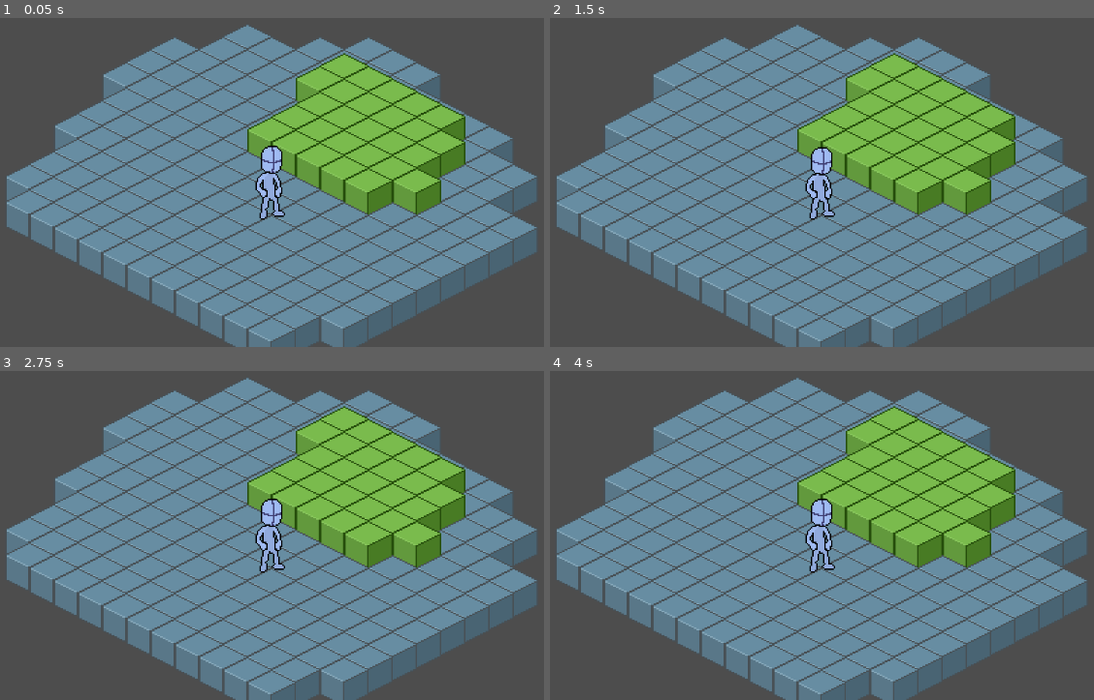
Above: before the commit, frames 1-4 (two rows, left to right).
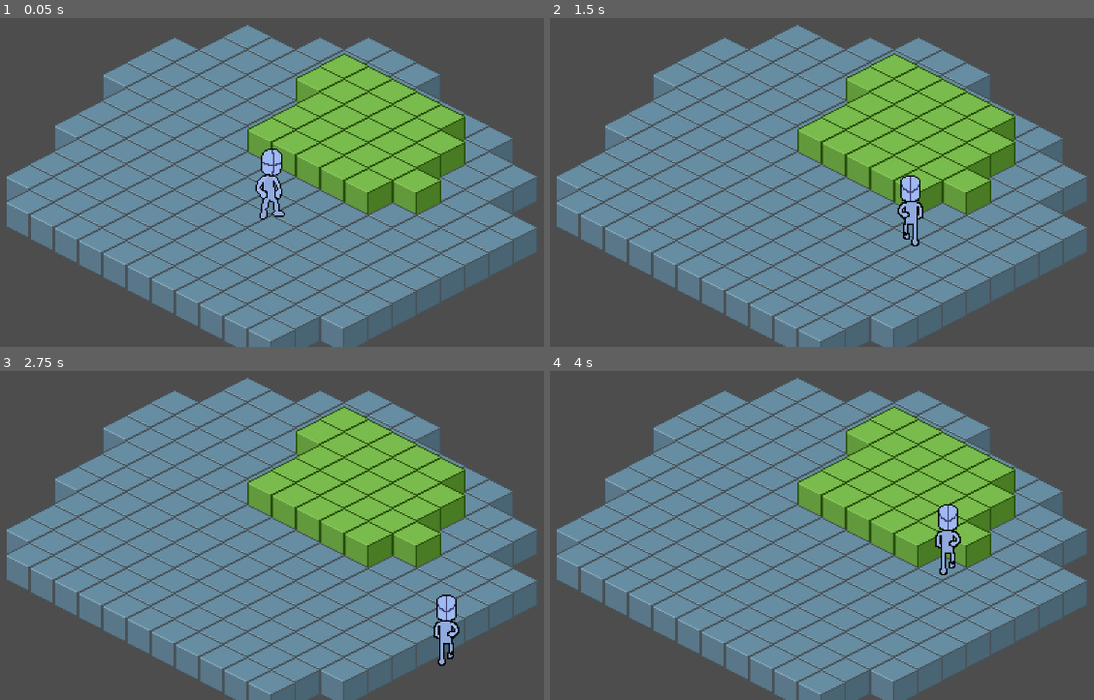
Above: after the commit, the same moments.

Repository: titoCo12/necro-proyecto-riss
Game: Godot game, scene res://scenes/overworld.tscn
Same seed, same stepped clock (60 frames per second), same inputs: the game is played once before the commit and once after it.
Inputs:
- Up to frame 1 (0.05 s): no input
- Up to frame 2 (1.5 s): tap Enter at 0.5 s; hold D (ui_right, bound only after the commit) 0.53-1.28 s; hold S (ui_down, bound only after the commit) from 1.28 s (still down)
- Up to frame 3 (2.75 s): release S (ui_down, bound only after the commit) at 2.03 s; hold D (ui_right, bound only after the commit) from 2.03 s (still down)
- Up to frame 4 (4 s): release D (ui_right, bound only after the commit) at 2.78 s; hold W (ui_up, bound only after the commit) 2.78-3.53 s; hold A (ui_left, bound only after the commit) from 3.53 s (still down)

The runs differ from the first frame. In frame 1, 0.3% of the frame differs, in the area x 46-52%, y 38-57%; in frame 2, 1.5%, in the area x 46-69%, y 39-70%; in frame 3, 1.5%; in frame 4, 1.5%.

Commit message:
sprites hacia abajo

Diff:
--- a/project.godot
+++ b/project.godot
@@ -15,6 +15,37 @@
 config/features=PackedStringArray("4.4", "Forward Plus")
 config/icon="res://assets/icon.svg"
 
+[input]
+
+ui_left={
+"deadzone": 0.5,
+"events": [Object(InputEventKey,"resource_local_to_scene":false,"resource_name":"","device":-1,"window_id":0,"alt_pressed":false,"shift_pressed":false,"ctrl_pressed":false,"meta_pressed":false,"pressed":false,"keycode":65,"physical_keycode":0,"key_label":0,"unicode":97,"location":0,"echo":false,"script":null)
+, Object(InputEventJoypadButton,"resource_local_to_scene":false,"resource_name":"","device":0,"button_index":13,"pressure":0.0,"pressed":false,"script":null)
+, Object(InputEventJoypadMotion,"resource_local_to_scene":false,"resource_name":"","device":0,"axis":0,"axis_value":-1.0,"script":null)
+]
+}
+ui_right={
+"deadzone": 0.5,
+"events": [Object(InputEventKey,"resource_local_to_scene":false,"resource_name":"","device":-1,"window_id":0,"alt_pressed":false,"shift_pressed":false,"ctrl_pressed":false,"meta_pressed":false,"pressed":false,"keycode":68,"physical_keycode":0,"key_label":0,"unicode":100,"location":0,"echo":false,"script":null)
+, Object(InputEventJoypadButton,"resource_local_to_scene":false,"resource_name":"","device":0,"button_index":14,"pressure":0.0,"pressed":false,"script":null)
+, Object(InputEventJoypadMotion,"resource_local_to_scene":false,"resource_name":"","device":0,"axis":0,"axis_value":1.0,"script":null)
+]
+}
+ui_up={
+"deadzone": 0.5,
+"events": [Object(InputEventKey,"resource_local_to_scene":false,"resource_name":"","device":-1,"window_id":0,"alt_pressed":false,"shift_pressed":false,"ctrl_pressed":false,"meta_pressed":false,"pressed":false,"keycode":87,"physical_keycode":0,"key_label":0,"unicode":119,"location":0,"echo":false,"script":null)
+, Object(InputEventJoypadButton,"resource_local_to_scene":false,"resource_name":"","device":0,"button_index":11,"pressure":0.0,"pressed":false,"script":null)
+, Object(InputEventJoypadMotion,"resource_local_to_scene":false,"resource_name":"","device":0,"axis":1,"axis_value":-1.0,"script":null)
+]
+}
+ui_down={
+"deadzone": 0.5,
+"events": [Object(InputEventKey,"resource_local_to_scene":false,"resource_name":"","device":-1,"window_id":0,"alt_pressed":false,"shift_pressed":false,"ctrl_pressed":false,"meta_pressed":false,"pressed":false,"keycode":83,"physical_keycode":0,"key_label":0,"unicode":115,"location":0,"echo":false,"script":null)
+, Object(InputEventJoypadButton,"resource_local_to_scene":false,"resource_name":"","device":0,"button_index":12,"pressure":0.0,"pressed":false,"script":null)
+, Object(InputEventJoypadMotion,"resource_local_to_scene":false,"resource_name":"","device":0,"axis":1,"axis_value":1.0,"script":null)
+]
+}
+
 [rendering]
 
 textures/canvas_textures/default_texture_filter=0
--- a/scenes/Dummy.tscn
+++ b/scenes/Dummy.tscn
@@ -1,7 +1,44 @@
-[gd_scene load_steps=9 format=3 uid="uid://degryykid6pjq"]
+[gd_scene load_steps=28 format=3 uid="uid://degryykid6pjq"]
 
 [ext_resource type="Script" uid="uid://crt86hmla70oh" path="res://scripts/necro.gd" id="1_2hh5m"]
+[ext_resource type="Texture2D" uid="uid://3ccqaopbi8jq" path="res://assets/Dummy/Sheets/Dummy-Idle-SA-Sheet.png" id="2_de8r6"]
 [ext_resource type="Texture2D" uid="uid://biw6yljdwvs3a" path="res://assets/Dummy/Sheets/Dummy-Idle-SE-Sheet-30x58.png" id="2_k1tqs"]
+[ext_resource type="Texture2D" uid="uid://kyno3qdpp5jm" path="res://assets/Dummy/Sheets/Dummy-Idle-S-Sheet-30x58.png" id="2_rkxlp"]
+[ext_resource type="Texture2D" uid="uid://coqi1banc1ouj" path="res://assets/Dummy/Sheets/Dummy-Walking-SA-Sheet.png" id="4_g20qn"]
+[ext_resource type="Texture2D" uid="uid://n4fscqg4n8i1" path="res://assets/Dummy/Sheets/Dummy-Walking-S-Sheet-30x58.png" id="5_8s2n1"]
+[ext_resource type="Texture2D" uid="uid://dteruifxwpvq1" path="res://assets/Dummy/Sheets/Dummy-Walking-SD-Sheet.png" id="5_rkxlp"]
+
+[sub_resource type="AtlasTexture" id="AtlasTexture_dcx5d"]
+atlas = ExtResource("2_rkxlp")
+region = Rect2(0, 0, 30, 58)
+
+[sub_resource type="AtlasTexture" id="AtlasTexture_7144t"]
+atlas = ExtResource("2_rkxlp")
+region = Rect2(30, 0, 30, 58)
+
+[sub_resource type="AtlasTexture" id="AtlasTexture_0ev6b"]
+atlas = ExtResource("2_rkxlp")
+region = Rect2(60, 0, 30, 58)
+
+[sub_resource type="AtlasTexture" id="AtlasTexture_ayjox"]
+atlas = ExtResource("2_rkxlp")
+region = Rect2(90, 0, 30, 58)
+
+[sub_resource type="AtlasTexture" id="AtlasTexture_g20qn"]
+atlas = ExtResource("2_de8r6")
+region = Rect2(0, 0, 30, 58)
+
+[sub_resource type="AtlasTexture" id="AtlasTexture_rkxlp"]
+atlas = ExtResource("2_de8r6")
+region = Rect2(30, 0, 30, 58)
+
+[sub_resource type="AtlasTexture" id="AtlasTexture_8s2n1"]
+atlas = ExtResource("2_de8r6")
+region = Rect2(60, 0, 30, 58)
+
+[sub_resource type="AtlasTexture" id="AtlasTexture_f4g1c"]
+atlas = ExtResource("2_de8r6")
+region = Rect2(90, 0, 30, 58)
 
 [sub_resource type="AtlasTexture" id="AtlasTexture_c2byg"]
 atlas = ExtResource("2_k1tqs")
@@ -19,8 +56,66 @@
 atlas = ExtResource("2_k1tqs")
 region = Rect2(90, 0, 30, 58)
 
+[sub_resource type="AtlasTexture" id="AtlasTexture_atmpa"]
+atlas = ExtResource("5_8s2n1")
+region = Rect2(0, 0, 30, 58)
+
+[sub_resource type="AtlasTexture" id="AtlasTexture_mm6of"]
+atlas = ExtResource("5_8s2n1")
+region = Rect2(30, 0, 30, 58)
+
+[sub_resource type="AtlasTexture" id="AtlasTexture_jwj8c"]
+atlas = ExtResource("4_g20qn")
+region = Rect2(0, 0, 30, 58)
+
+[sub_resource type="AtlasTexture" id="AtlasTexture_xg8qx"]
+atlas = ExtResource("4_g20qn")
+region = Rect2(30, 0, 30, 58)
+
+[sub_resource type="AtlasTexture" id="AtlasTexture_4hvuk"]
+atlas = ExtResource("5_rkxlp")
+region = Rect2(0, 0, 30, 58)
+
+[sub_resource type="AtlasTexture" id="AtlasTexture_fo5bi"]
+atlas = ExtResource("5_rkxlp")
+region = Rect2(30, 0, 30, 58)
+
 [sub_resource type="SpriteFrames" id="SpriteFrames_klls2"]
 animations = [{
+"frames": [{
+"duration": 1.0,
+"texture": SubResource("AtlasTexture_dcx5d")
+}, {
+"duration": 1.0,
+"texture": SubResource("AtlasTexture_7144t")
+}, {
+"duration": 1.0,
+"texture": SubResource("AtlasTexture_0ev6b")
+}, {
+"duration": 1.0,
+"texture": SubResource("AtlasTexture_ayjox")
+}],
+"loop": true,
+"name": &"Idle-S",
+"speed": 6.0
+}, {
+"frames": [{
+"duration": 1.0,
+"texture": SubResource("AtlasTexture_g20qn")
+}, {
+"duration": 1.0,
+"texture": SubResource("AtlasTexture_rkxlp")
+}, {
+"duration": 1.0,
+"texture": SubResource("AtlasTexture_8s2n1")
+}, {
+"duration": 1.0,
+"texture": SubResource("AtlasTexture_f4g1c")
+}],
+"loop": true,
+"name": &"Idle-SA",
+"speed": 6.0
+}, {
 "frames": [{
 "duration": 1.0,
 "texture": SubResource("AtlasTexture_c2byg")
@@ -37,6 +132,39 @@
 "loop": true,
 "name": &"Idle-SD",
 "speed": 6.0
+}, {
+"frames": [{
+"duration": 1.0,
+"texture": SubResource("AtlasTexture_atmpa")
+}, {
+"duration": 1.0,
+"texture": SubResource("AtlasTexture_mm6of")
+}],
+"loop": true,
+"name": &"Walking-S",
+"speed": 6.0
+}, {
+"frames": [{
+"duration": 1.0,
+"texture": SubResource("AtlasTexture_jwj8c")
+}, {
+"duration": 1.0,
+"texture": SubResource("AtlasTexture_xg8qx")
+}],
+"loop": true,
+"name": &"Walking-SA",
+"speed": 6.0
+}, {
+"frames": [{
+"duration": 1.0,
+"texture": SubResource("AtlasTexture_4hvuk")
+}, {
+"duration": 1.0,
+"texture": SubResource("AtlasTexture_fo5bi")
+}],
+"loop": true,
+"name": &"Walking-SD",
+"speed": 6.0
 }]
 
 [sub_resource type="RectangleShape2D" id="RectangleShape2D_sq1rf"]
@@ -48,10 +176,10 @@
 
 [node name="AnimatedSprite2D" type="AnimatedSprite2D" parent="."]
 sprite_frames = SubResource("SpriteFrames_klls2")
-animation = &"Idle-SD"
+animation = &"Walking-S"
 autoplay = "Idle-SD"
-frame = 2
-frame_progress = 0.361394
+frame = 1
+frame_progress = 0.121837
 
 [node name="CollisionShape2D" type="CollisionShape2D" parent="."]
 visible = false
--- a/scripts/necro.gd
+++ b/scripts/necro.gd
@@ -6,7 +6,7 @@
 const UP = 'W'
 
 
-var speed = 100
+var speed = 90
 var last_dir = RIGHT
 
 
@@ -22,28 +22,42 @@
 
 	if Input.is_action_pressed("ui_right"):
 		velocity.x += speed
-		last_dir = RIGHT
 
 	if Input.is_action_pressed("ui_left"):
 		velocity.x -= speed
-		last_dir = LEFT
 
 	if Input.is_action_pressed("ui_down"):
 		velocity.y += speed
-		last_dir = DOWN
 
 	if Input.is_action_pressed("ui_up"):
 		velocity.y -= speed
-		last_dir = UP
 
-	#walk_animation(velocity.y + velocity.x)
+	if velocity.y and velocity.x:
+		velocity.y*=0.7
+		velocity.x*=0.7
+
+	walk_animation(velocity.x, velocity.y)
 	move_and_slide()
 
 
-func walk_animation(speed):
+func walk_animation(x,y):
 	var animation = $AnimatedSprite2D
 
-	if speed:
+	if velocity.x or velocity.y:
+
+		last_dir = ''
+
+		if y>0:
+			last_dir += DOWN
+		elif y<0:
+			last_dir += UP
+
+		if x>0:
+			last_dir += RIGHT
+		elif x<0:
+			last_dir += LEFT
+
 		animation.play("Walking-" + last_dir)
+
 	else:
 		animation.play("Idle-" + last_dir)
Binary file added: assets/Dummy/Sheets/Dummy-Idle-S-Sheet-30x58.png
Not shown, added: assets/Dummy/Sheets/Dummy-Idle-S-Sheet-30x58.png.import
Binary file added: assets/Dummy/Sheets/Dummy-Idle-SA-Sheet.png
Not shown, added: assets/Dummy/Sheets/Dummy-Idle-SA-Sheet.png.import
Binary file added: assets/Dummy/Sheets/Dummy-Walking-S-Sheet-30x58.png
Not shown, added: assets/Dummy/Sheets/Dummy-Walking-S-Sheet-30x58.png.import
Binary file added: assets/Dummy/Sheets/Dummy-Walking-SA-Sheet.png
Not shown, added: assets/Dummy/Sheets/Dummy-Walking-SA-Sheet.png.import
Binary file added: assets/Dummy/Sheets/Dummy-Walking-SD-Sheet.png
Not shown, added: assets/Dummy/Sheets/Dummy-Walking-SD-Sheet.png.import
